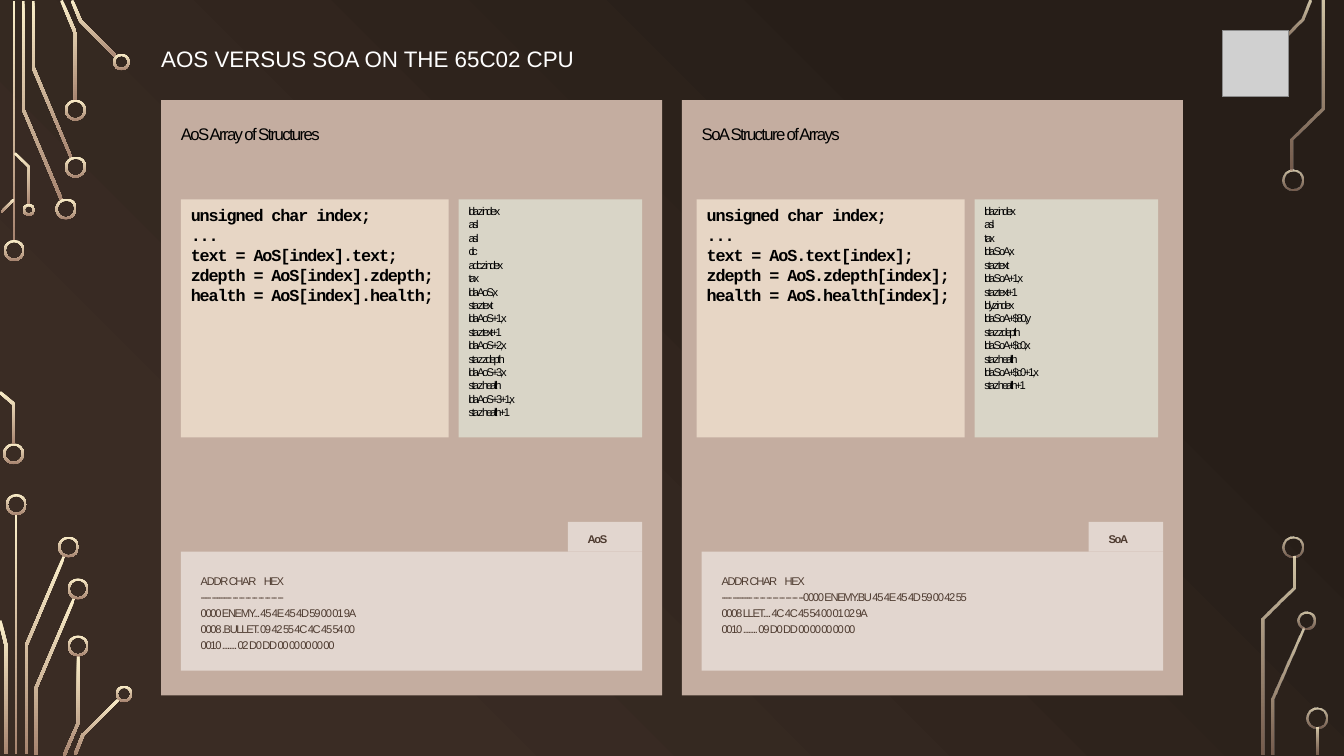
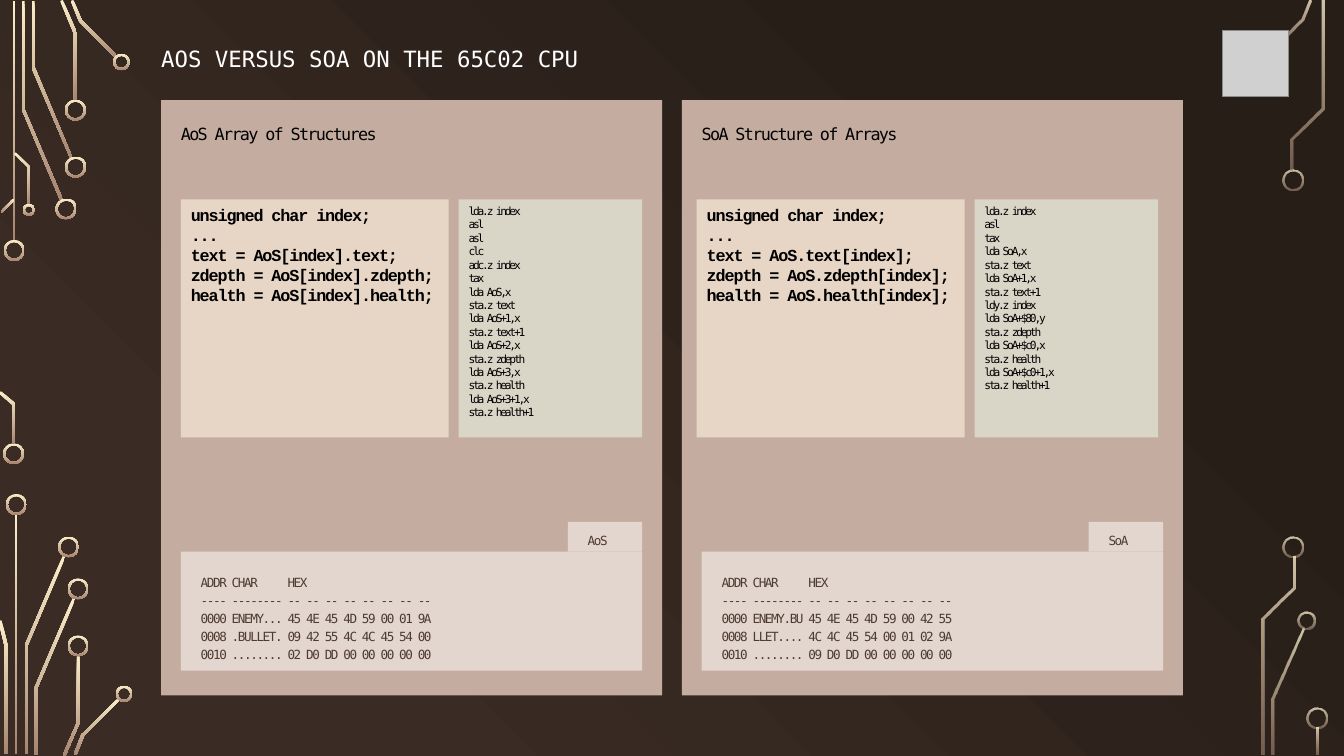
Before and after one commit to FlightControl-User/x16-code, a slide deck: slide 7 of x16-docs/CX16_Equinoxe.pptx. Drawn at 1344x756 pixels with LibreOffice and Linux fonts; fonts in the diff are those of the drawing; grey boxes stand for pictures. Boxes give left, top, right and bottom in pixels: in the first picture for what was removed or moved away, otherwise in the second. Text is boxed around its words. In the diff, an @@ line names an element or a change of style, - is before the commit and + after.

```diff
--- a/x16-docs/CX16_Equinoxe.pptx
+++ b/x16-docs/CX16_Equinoxe.pptx
@@ font Arial to DejaVu Sans Mono in 5 elements at box(161, 50, 578, 68), box(161, 100, 662, 696), box(683, 100, 1184, 696), box(459, 200, 642, 438), box(975, 200, 1158, 438) @@
@@ rectangle "AoS" at box(568, 522, 642, 553): size 8 to 9 pt, font Arial to DejaVu Sans Mono, bold off @@
@@ rectangle "SoA" at box(1089, 522, 1164, 553): size 8 to 9 pt, font Arial to DejaVu Sans Mono, bold off @@
@@ rectangle "ADDR CHAR HEX ---- -------- ..." at box(180, 552, 642, 670): size 8 to 9 pt, font Arial to DejaVu Sans Mono @@
@@ text in rectangle at box(722, 577, 953, 659): text changed; size 8 to 9 pt; font Arial to DejaVu Sans Mono @@
-ADDR CHAR HEX
----- -------- -- -- -- -- -- -- -- --0000 ENEMY.BU 45 4E 45 4D 59 00 42 55
-0008 LLET.... 4C 4C 45 54 00 01 02 9A
-0010 ........ 09 D0 DD 00 00 00 00 00
+ADDR CHAR HEX
+---- -------- -- -- -- -- -- -- -- --
+0000 ENEMY.BU 45 4E 45 4D 59 00 42 55
+0008 LLET.... 4C 4C 45 54 00 01 02 9A
+0010 ........ 09 D0 DD 00 00 00 00 00
```
Also in this commit, not shown: 2 other slides changed, 21 other files.
